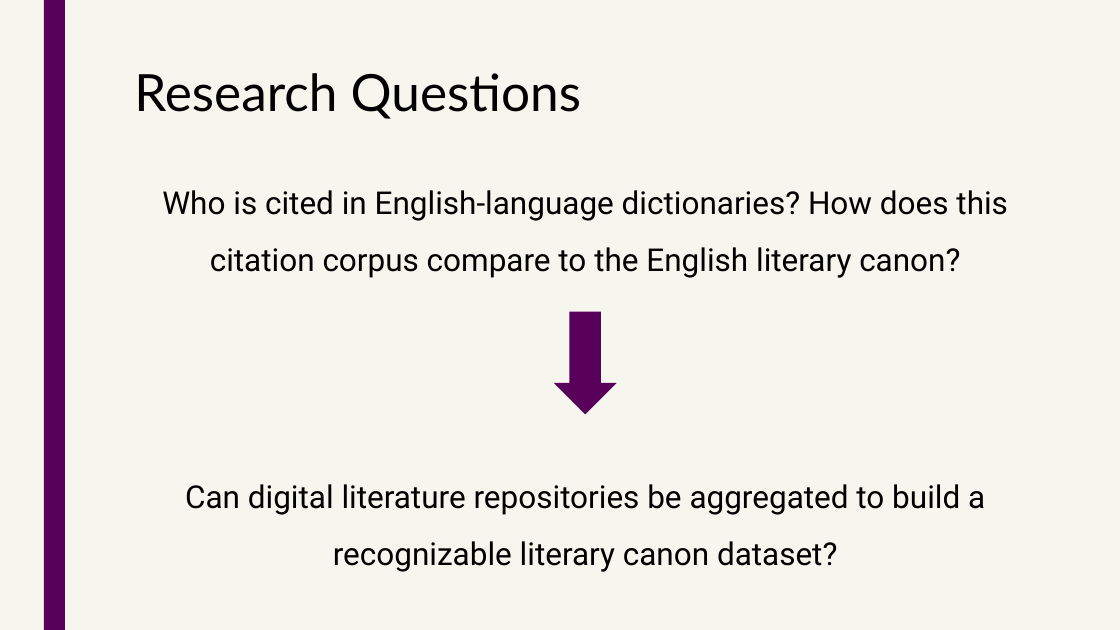
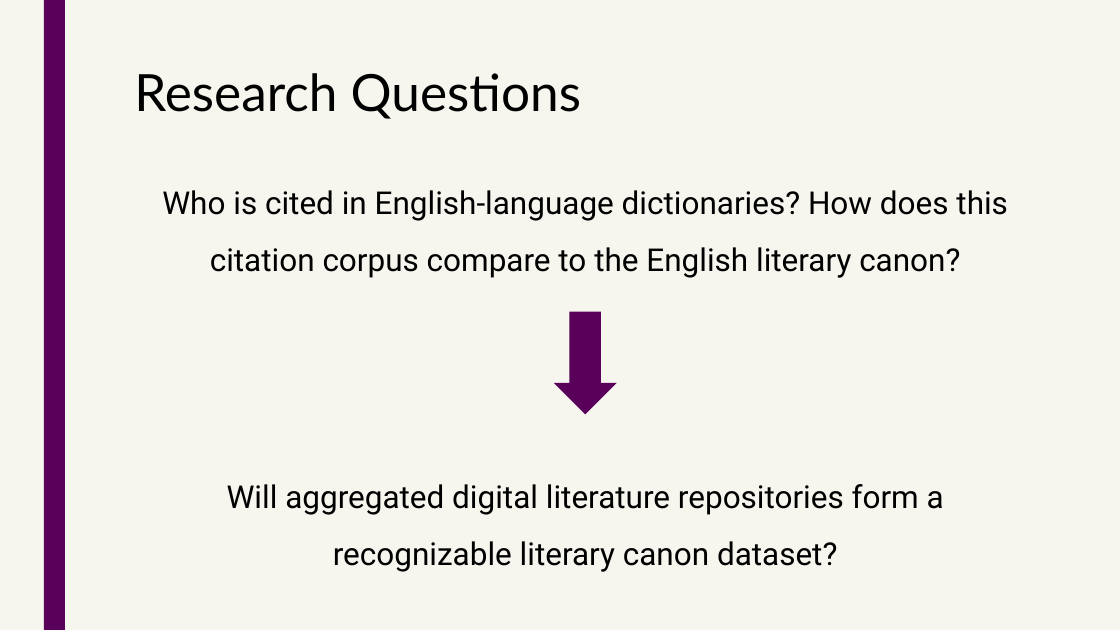
Before and after one commit to asnowmenjig/IS590-Open-Data-Mashups, a slide deck: slide 4 of final-deliverables/presentation-materials/presentation-slides.pptx (slide 3 before the commit). Drawn at 1120x630 pixels with LibreOffice and Linux fonts; fonts in the diff are those of the drawing. Boxes give left, top, right and bottom in pixels: in the first picture for what was removed or moved away, otherwise in the second. Text is boxed around its words. In the diff, an @@ line names an element or a change of style, - is before the commit and + after.

```diff
--- a/final-deliverables/presentation-materials/presentation-slides.pptx
+++ b/final-deliverables/presentation-materials/presentation-slides.pptx
@@ text at (x1=227, y1=484, x2=944, y2=572): text changed @@
-Can digital literature repositories be aggregated to build a recognizable literary canon dataset?
+Will aggregated digital literature repositories form a recognizable literary canon dataset?
```
Also in this commit, not shown: 6 other slides changed, 4 slides added, 4 slides removed, 1 other file.
